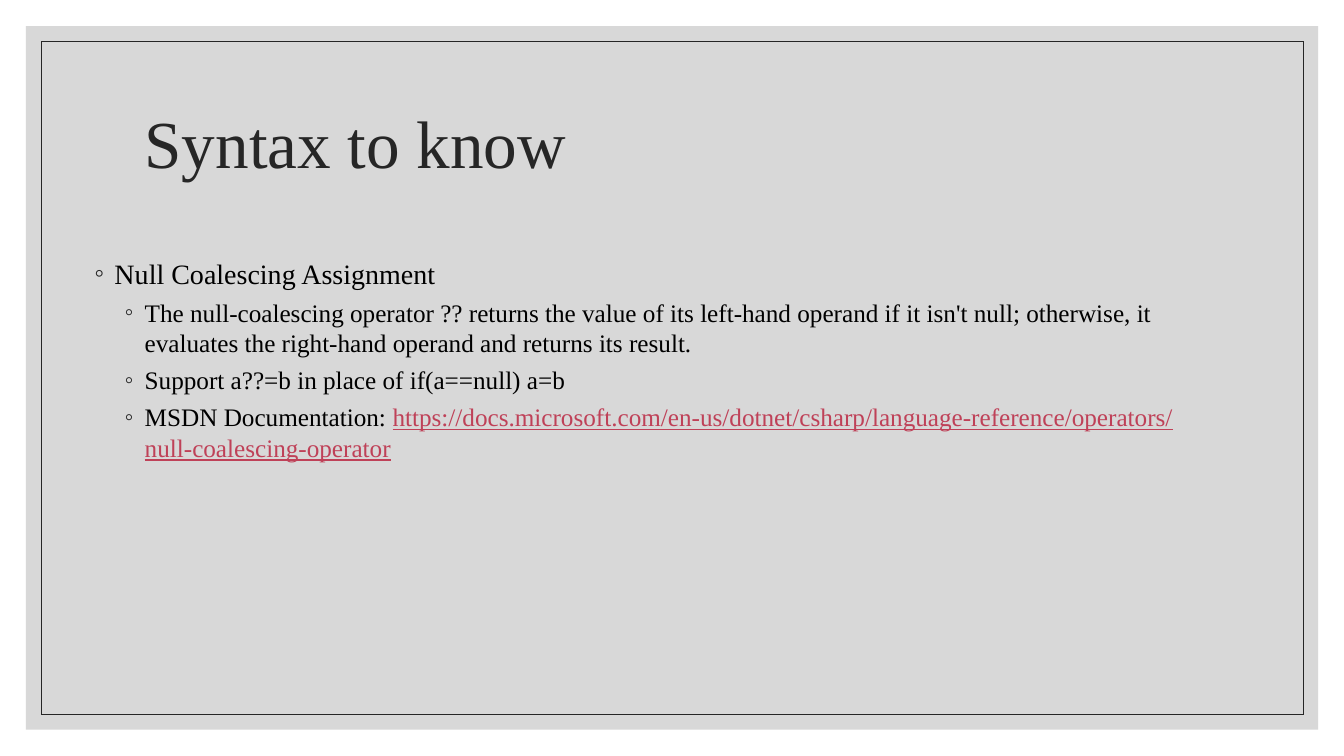
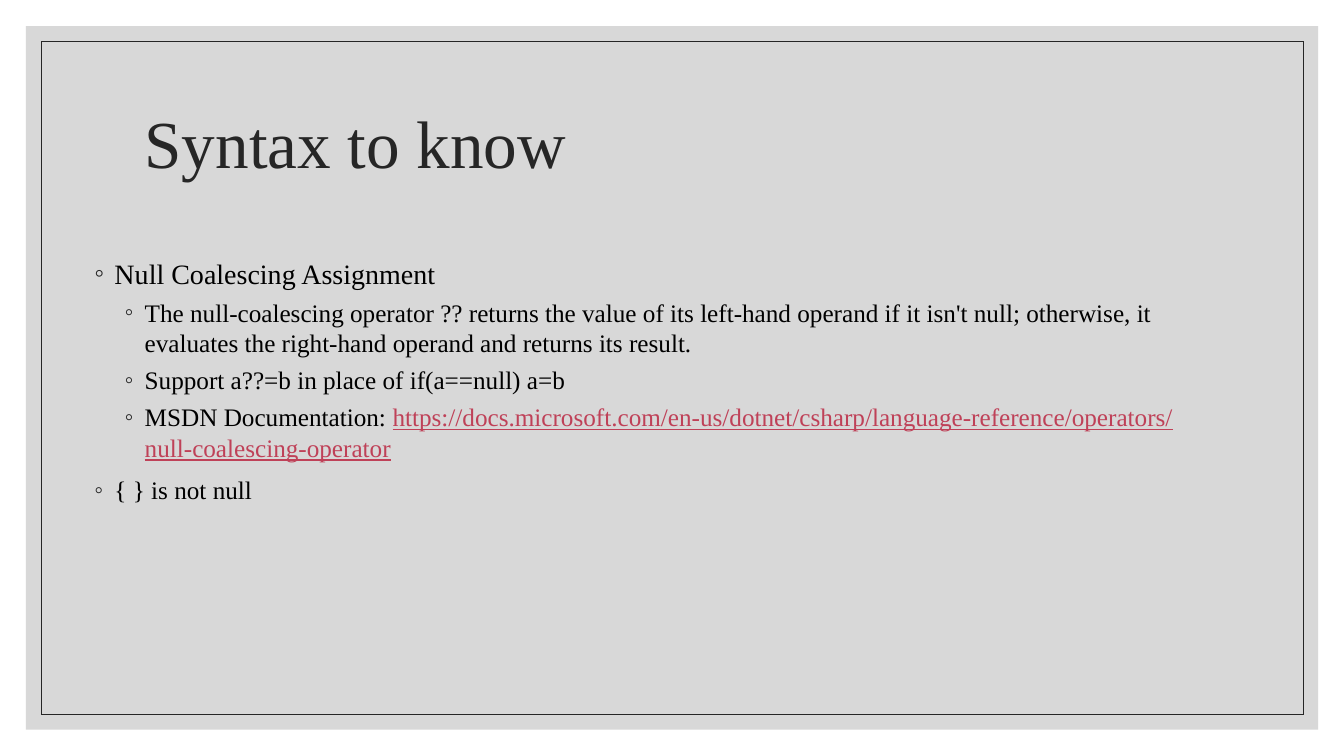
Before and after one commit to BenjaminMichaelis/Lectures, a slide deck: slide 9 of Nullability and Pattern Matching.pptx. Drawn at 1344x756 pixels with LibreOffice and Linux fonts; fonts in the diff are those of the drawing. Boxes give left, top, right and bottom in pixels: in the first picture for what was removed or moved away, otherwise in the second. Text is boxed around its words. In the diff, an @@ line names an element or a change of style, - is before the commit and + after.

```diff
--- a/Nullability and Pattern Matching.pptx
+++ b/Nullability and Pattern Matching.pptx
@@ text at [151,481,252,500]: paragraph added @@
+◦ { } is not null
```
Also in this commit, not shown: 1 slide added, 1 other file.
